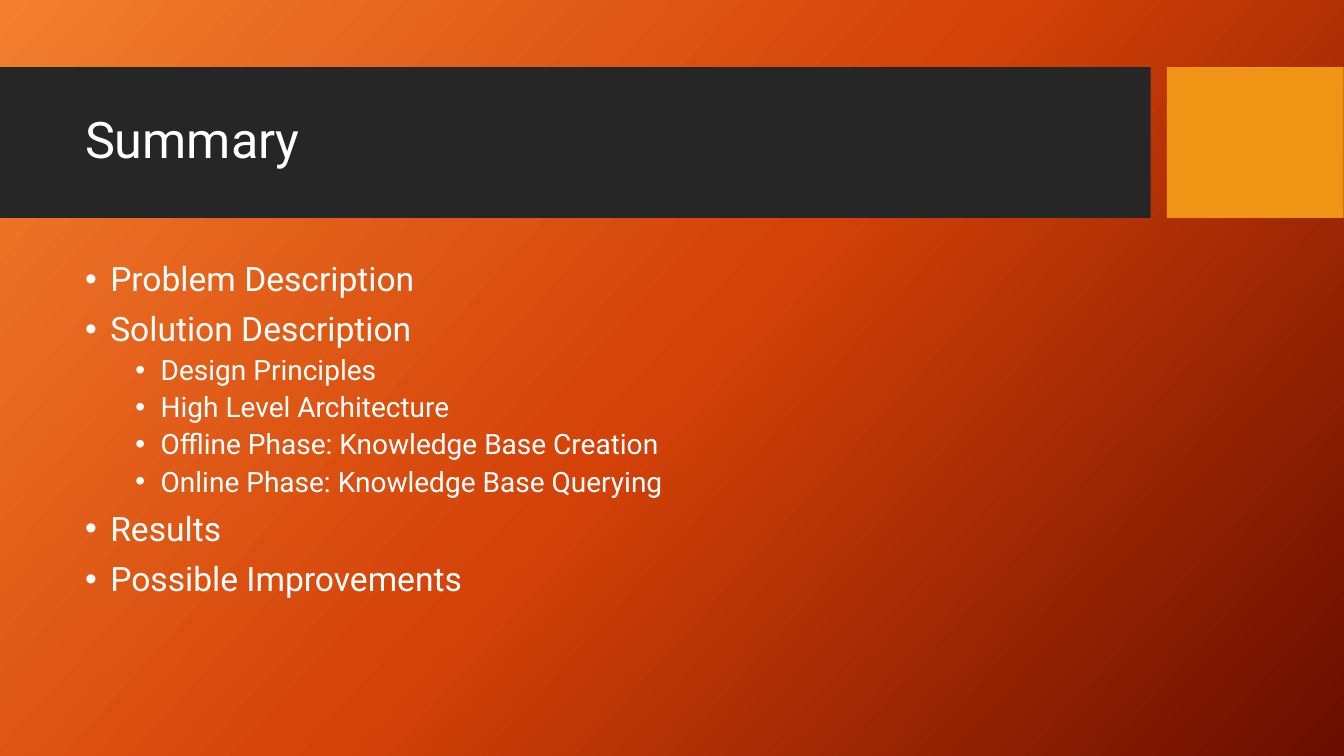
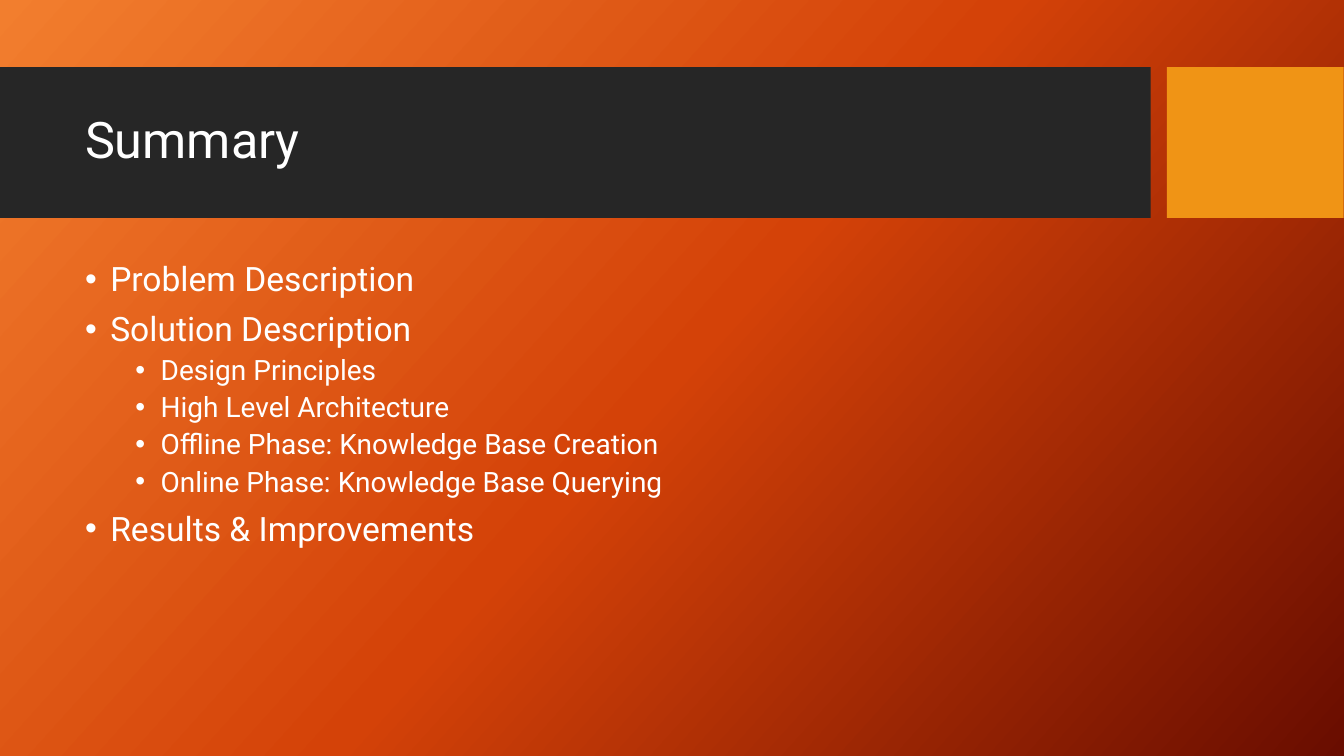
Before and after one commit to PaoloScarponi/hackapizza, a slide deck: slide 2 of docs/Hackapizza 2025 - Team LSF.pptx. Drawn at 1344x756 pixels with LibreOffice and Linux fonts; fonts in the diff are those of the drawing; background and template pictures are left out. Boxes give left, top, right and bottom in pixels: in the first picture for what was removed or moved away, otherwise in the second. Text is boxed around its words. In the diff, an @@ line names an element or a change of style, - is before the commit and + after.

```diff
--- a/docs/Hackapizza 2025 - Team LSF.pptx
+++ b/docs/Hackapizza 2025 - Team LSF.pptx
@@ text at (x1=110, y1=515, x2=474, y2=548): text changed @@
-• Results
-• Possible Improvements
+• Results & Improvements
```
Also in this commit, not shown: 4 other slides changed, 3 slides added, 2 other files.
